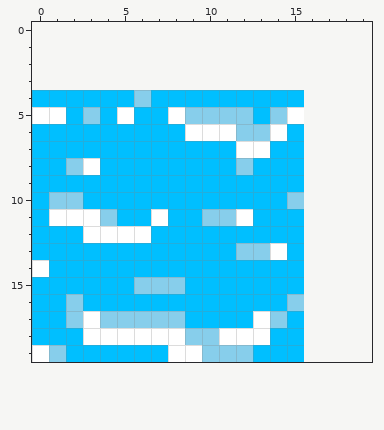
Pixel-art sprite, stored at assets/Water/WaterM2.png. Above: the version before the commit.
The file is 16x16 pixels. The old version is drawn lined up with the new one, on the new canvas.
New version:
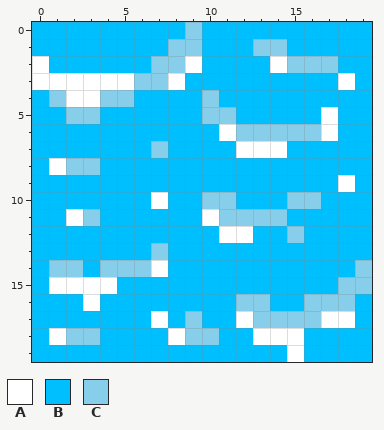
Palette (. is transparent): A #ffffff  B #00bfff  C #87ceeb
Edits made:
canvas 16x16 -> 20x20, the old top-left corner now at 0,4
@@ x 0..19 @@
- 0 ....................
- 1 ....................
- 2 ....................
- 3 ....................
- 4 BBBBBBCBBBBBBBBB....
- 5 AABCBABBACCCCBCA....
- 6 BBBBBBBBBAAACCAB....
- 7 BBBBBBBBBBBBAABB....
- 8 BBCABBBBBBBBCBBB....
- 9 BBBBBBBBBBBBBBBB....
-10 BCCBBBBBBBBBBBBC....
-11 BAAACBBABBCCABBB....
-12 BBBAAAABBBBBBBBB....
-13 BBBBBBBBBBBBCCAB....
-14 ABBBBBBBBBBBBBBB....
-15 BBBBBBCCCBBBBBBB....
-16 BBCBBBBBBBBBBBBC....
-17 BBCACCCCCBBBBACB....
-18 BBBAAAAAACCAAABB....
-19 ACBBBBBBAACCCBBB....
+ 0 BBBBBBBBBCBBBBBBBBBB
+ 1 BBBBBBBBCCBBBCCBBBBB
+ 2 ABBBBBBCCABBBBACCCBB
+ 3 AAAAAACCABBBBBBBBBAB
+ 4 BCAACCBBBBCBBBBBBBBB
+ 5 BBCCBBBBBBCCBBBBBABB
+ 6 BBBBBBBBBBBACCCCCABB
+ 7 BBBBBBBCBBBBAAABBBBB
+ 8 BACCBBBBBBBBBBBBBBBB
+ 9 BBBBBBBBBBBBBBBBBBAB
+10 BBBBBBBABBCCBBBCCBBB
+11 BBACBBBBBBACCCCBBBBB
+12 BBBBBBBBBBBAABBCBBBB
+13 BBBBBBBCBBBBBBBBBBBB
+14 BCCBCCCABBBBBBBBBBBC
+15 BAAAABBBBBBBBBBBBBCC
+16 BBBABBBBBBBBCCBBCCCB
+17 BBBBBBBABCBBACCCCAAB
+18 BACCBBBBACCBBAAABBBB
+19 BBBBBBBBBBBBBBBABBBB
Changed places in both pictures, as pixel boxes (x1, y1, x2, y2):
changed: (32, 22, 372, 362)
